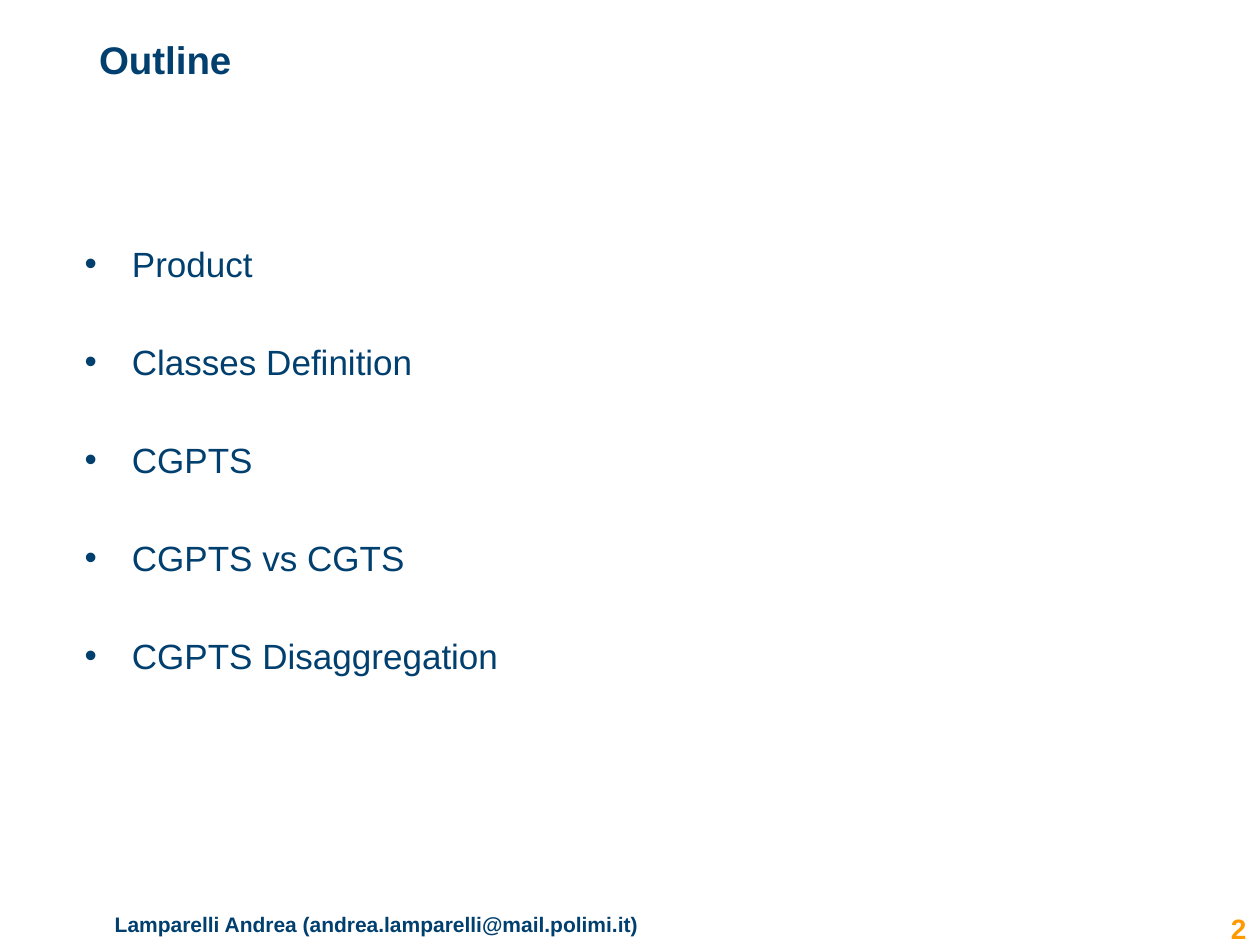
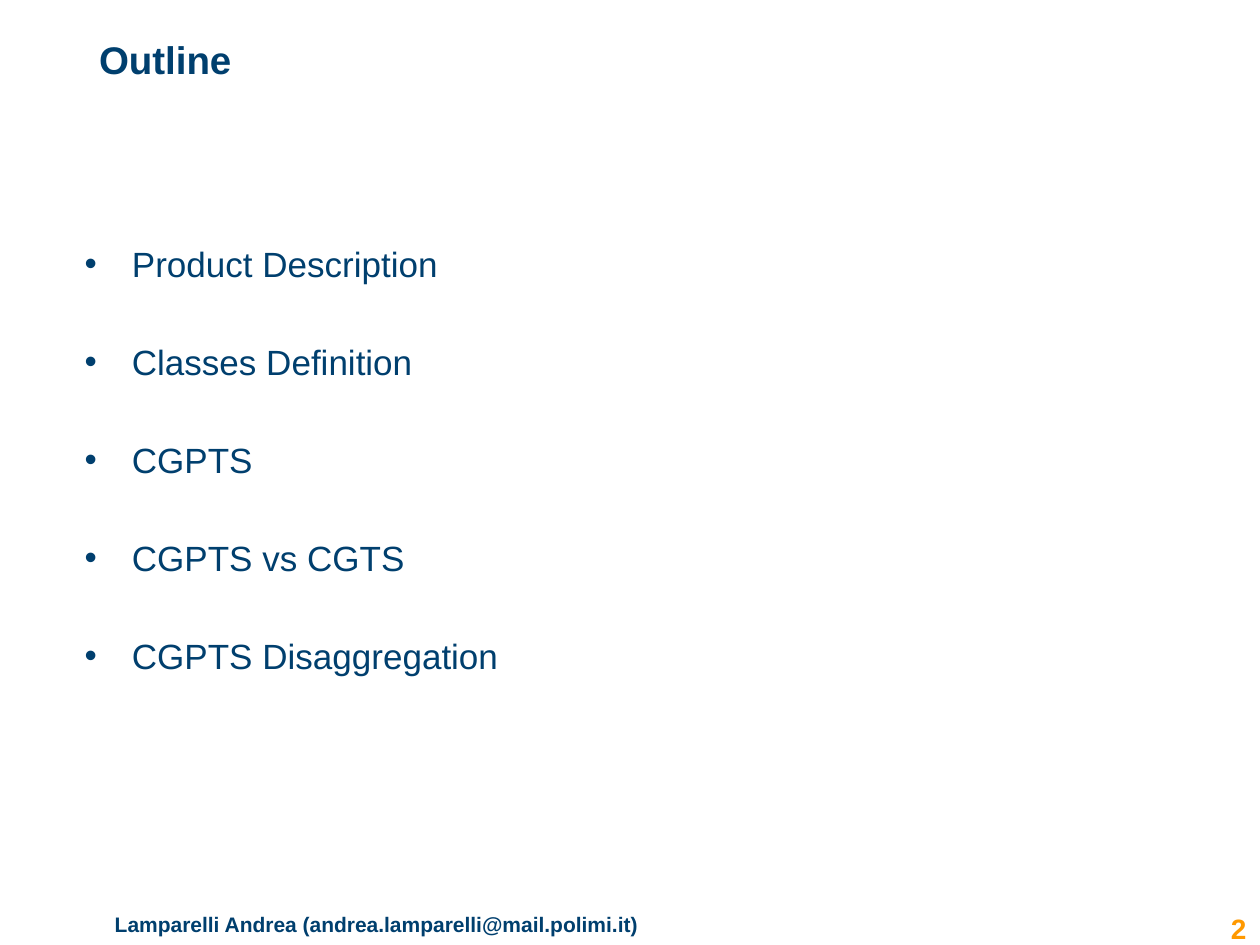
Before and after one commit to lucabonali/AdvertisingDIA, a slide deck: slide 2 of advertising_presentation.pptx. Drawn at 1260x945 pixels with LibreOffice and Linux fonts; fonts in the diff are those of the drawing; background and template pictures are left out. Boxes give left, top, right and bottom in pixels: in the first picture for what was removed or moved away, otherwise in the second. Text is boxed around its words. In the diff, an @@ line names an element or a change of style, - is before the commit and + after.

```diff
--- a/advertising_presentation.pptx
+++ b/advertising_presentation.pptx
@@ text at (x1=132, y1=251, x2=437, y2=284): text changed @@
-• Product
+• Product Description
```
Also in this commit, not shown: 2 other slides changed, 5 slides added, 6 slides removed.
